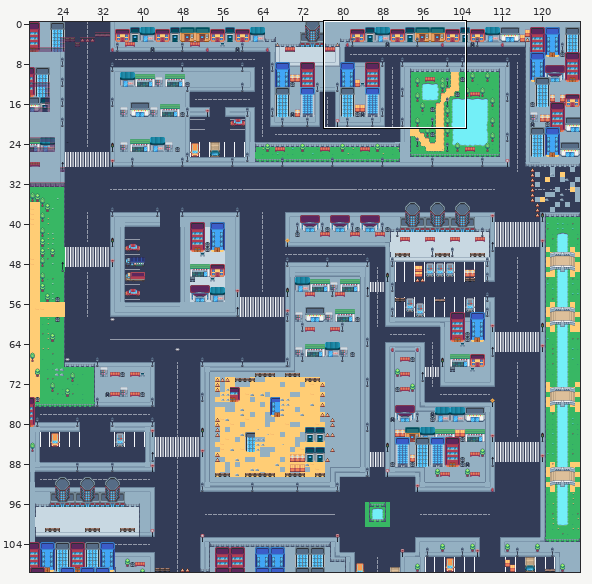
Two states of a Tiled map, assets/Mapas/mapa.tmx. The picture above shows the old version from afar; the outline marks the close-up.
Close-up. Before the edit:
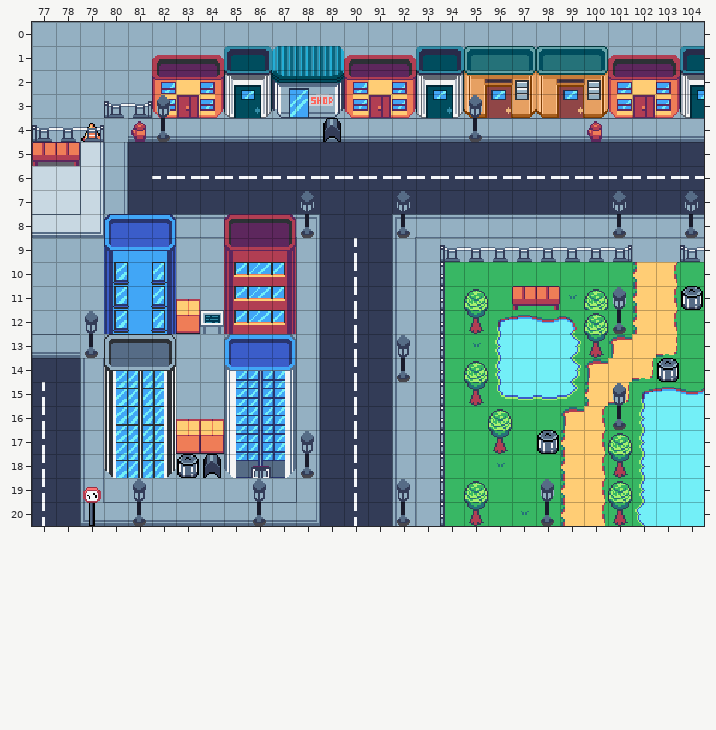
Cells are 16x16 px. Shown: x 77..104, y 0..20. The commit also changed other parts of the map, which this record leaves out.
After the commit:
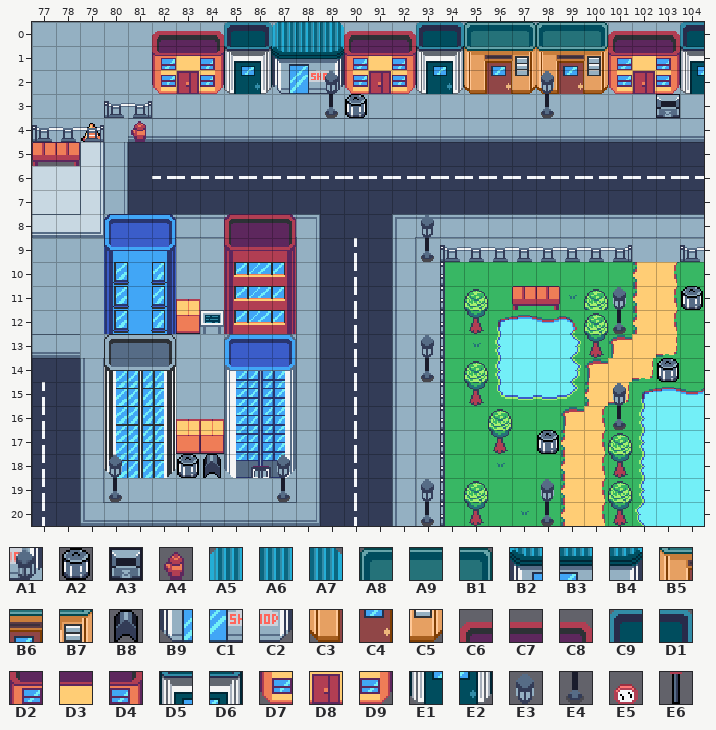
Key: from "level1": A1 131, A2 665, A3 667, A4 669, A5 711, A6 712, A7 713, A8 722, A9 723, B1 724, B2 775, B3 776, B4 777, B5 786, B6 787, B7 788, B8 795, B9 839, C1 840, C2 841, C3 850, C4 851, C5 852, C6 1095, C7 1096, C8 1097, C9 1101, D1 1102, D2 1159, D3 1160, D4 1161, D5 1165, D6 1166, D7 1223, D8 1224, D9 1225, E1 1229, E2 1230, E3 1695, E4 1759, E5 1882, E6 1946.
__ is an empty cell.
Tiles replaced or removed in this view: A4, A5, A6, A7, A8, A9, B1, B2, B3, B4, B5, B6, B7, B8, B9, C1, C2, C3, C4, C5, C6, C7, C8, C9, D1, D2, D3, D4, D5, D6, D7, D8, D9, E1, E2, E3, E4, E5, E6.
See-through tiles are keyed as they look on the map.
Change:
Changed rows in their new state; .. is an unchanged cell.
layer "colisiones" opacity 51% -> 0%
Layer "cesped":
first column x 101:
 7 __ .. .. __
 8 __ .. .. __
first column x 92:
13 __
14 __
first column x 92:
19 __
20 __
Layer "casas":
first column x 82:
 0 C6 C7 C8 C9 D1 A5 A6 A7 C6 C7 C8 C9 D1 A8 A9 B1 A8 A9 B1 C6 C7 C8 C9
 1 D2 D3 D4 D5 D6 B2 B3 B4 D2 D3 D4 D5 D6 B5 B6 B7 B5 B6 B7 D2 D3 D4 D5
 2 D7 D8 D9 E1 E2 B9 C1 C2 D7 D8 D9 E1 E2 C3 C4 C5 C3 C4 C5 D7 D8 D9 E1
 3 __ __ __ __ __ __ __ __ __ __ __ __ __ __ __ __ __ __ __ __ __ __ __
first column x 79:
19 __
20 __
Layer "hierba":
first column x 79:
 2 .. .. .. .. .. .. .. .. .. .. E3 .. .. .. .. .. .. .. .. E3 .. .. .. .. ..
 3 .. .. .. __ .. .. .. .. .. .. E4 A2 .. .. .. .. __ .. .. E4 .. .. .. .. A3
 4 .. .. .. __ .. .. .. .. .. .. __ .. .. .. .. .. __ .. .. .. .. __ .. .. ..
 7 .. .. .. .. .. .. .. .. .. __ .. .. .. __ .. .. .. .. .. .. .. .. .. .. ..
 8 .. .. .. .. .. .. .. .. .. __ .. .. .. __ E3 .. .. .. .. .. .. .. .. .. ..
 9 .. .. .. .. .. .. .. .. .. .. .. .. .. .. E4 .. .. .. .. .. .. .. .. .. ..
12 __ .. .. .. .. .. .. .. .. .. .. .. .. .. .. .. .. .. .. .. .. .. .. .. ..
13 __ .. .. .. .. .. .. .. .. .. .. .. .. .. E3 .. .. .. .. .. .. .. .. .. ..
14 .. .. .. .. .. .. .. .. .. .. .. .. .. .. E4 .. .. .. .. .. .. .. .. .. ..
17 .. .. .. .. .. .. .. .. .. __ .. .. .. .. .. .. .. .. .. .. .. .. .. .. ..
18 .. E3 .. .. .. .. .. .. E3 __ .. .. .. .. .. .. .. .. .. .. .. .. .. .. ..
19 .. E4 __ .. .. .. .. __ E4 .. .. .. .. .. E3 .. .. .. .. .. .. .. .. .. ..
20 .. .. __ .. .. .. .. __ .. .. .. .. .. .. E4 .. .. .. .. .. .. .. .. .. ..
Layer "colisiones":
first column x 82:
 2 A1 A1 A1 A1 A1 A1 A1 A1 A1 A1 A1 A1 A1 A1 A1 A1 A1 A1 A1 A1 A1 A1 A1
 3 .. .. .. .. .. .. .. A1 A1 .. .. .. .. .. .. .. A1 .. .. .. .. A1 ..
first column x 93:
 9 A1
first column x 93:
14 A1
first column x 80:
18 A1 .. .. .. .. .. .. A1 .. .. .. .. .. ..
19 A1 .. .. .. .. .. .. A1 .. .. .. .. .. ..
20 .. .. .. .. .. .. .. .. .. .. .. .. .. A1
